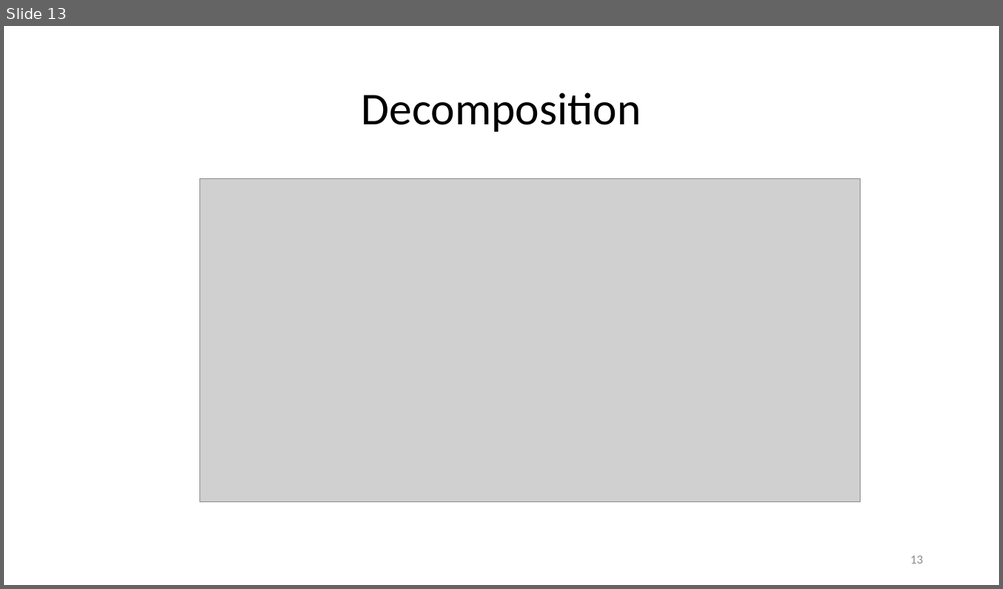
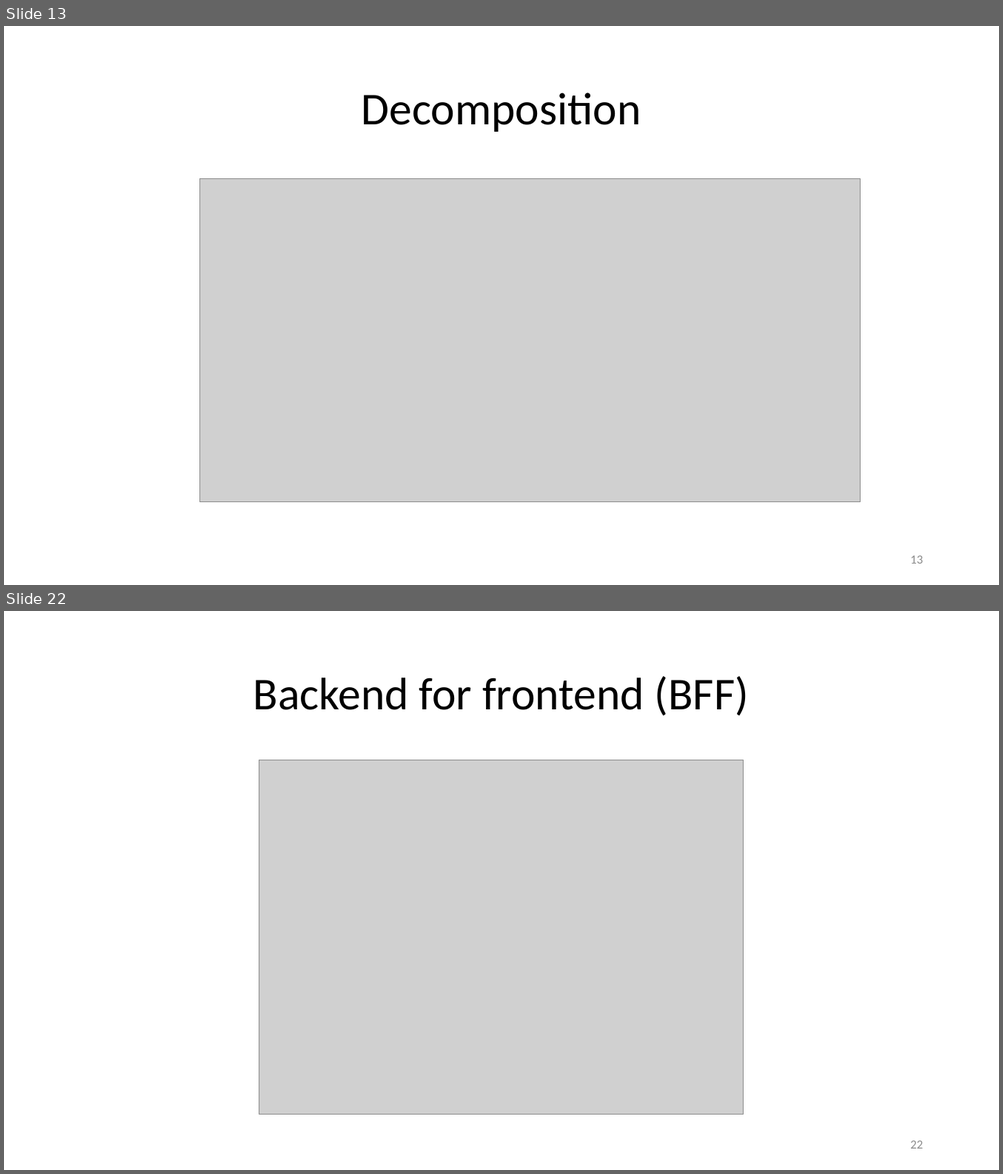
Before and after one commit to StevenJoseph19/GS-Training, a slide deck: Training Materials/17. Understanding Microservices/Slides/4. Design Patterns of Microservices/design-patterns-of-microservices-slides.pptx. Shown one above the other, each under a label of ours: slide 13 before the commit, slides 13 and 22 after it; the slides between them are not shown. The pictures are 1003x589 and 1003x1174 pixels, drawn with LibreOffice and Linux fonts; fonts in the diff are those of the drawing; grey boxes stand for pictures. Boxes give left, top, right and bottom in pixels: in the first picture for what was removed or moved away, otherwise in the second. Text is boxed around its words. In the diff, an @@ line names an element or a change of style, - is before the commit and + after.

```diff
--- a/Training Materials/17. Understanding Microservices/Slides/4. Design Patterns of Microservices/design-patterns-of-microservices-slides.pptx
+++ b/Training Materials/17. Understanding Microservices/Slides/4. Design Patterns of Microservices/design-patterns-of-microservices-slides.pptx
@@ slide 22 added at (4,611,999,1170), background #FFFFFF @@
@@ title added at (253,676,748,716), 44 pt, text #000000 @@
+Backend for frontend (BFF)
@@ picture added at (259,760,743,1116) @@
@@ page number added at (910,1141,922,1149), 12 pt, text #8C8C8C @@
+22
```
Also in this commit, not shown: 14 other slides added.
